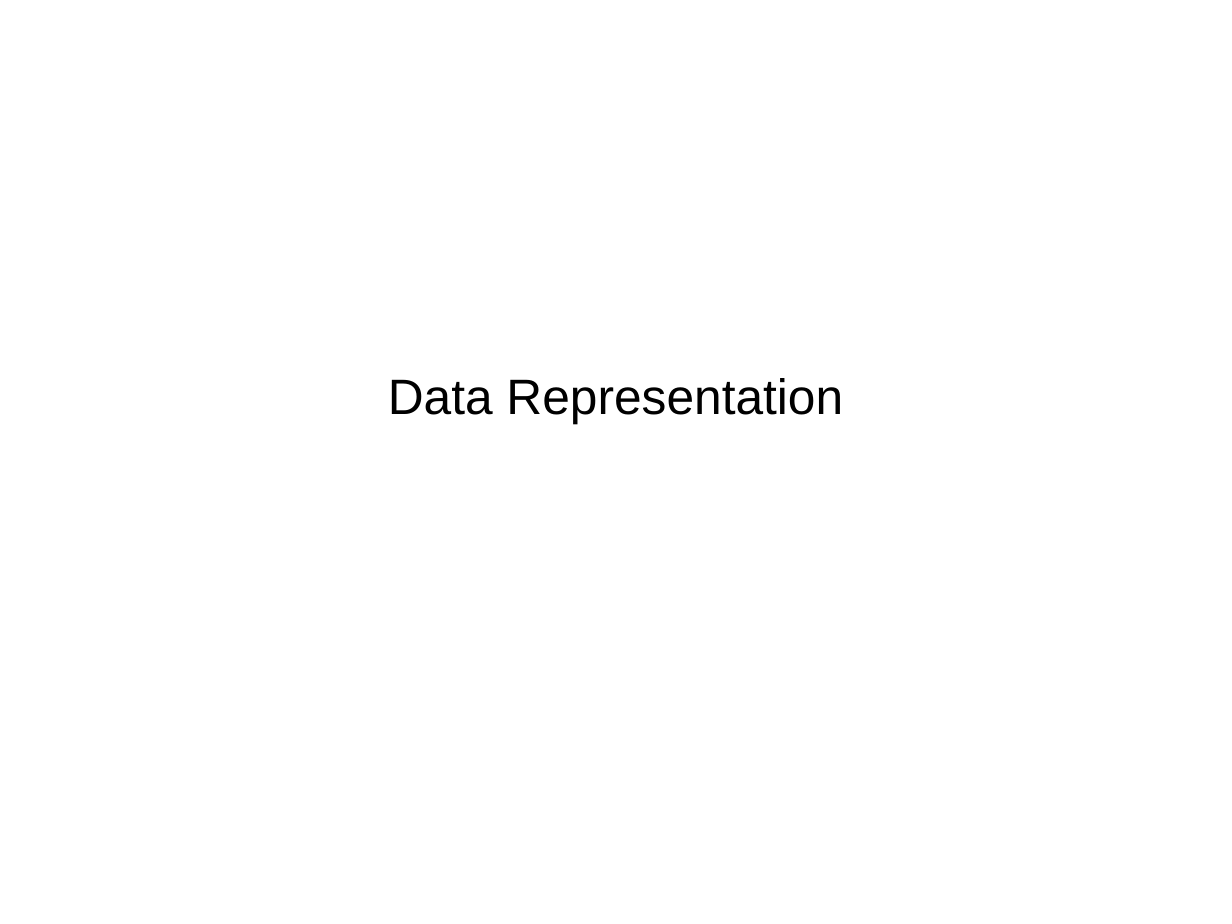
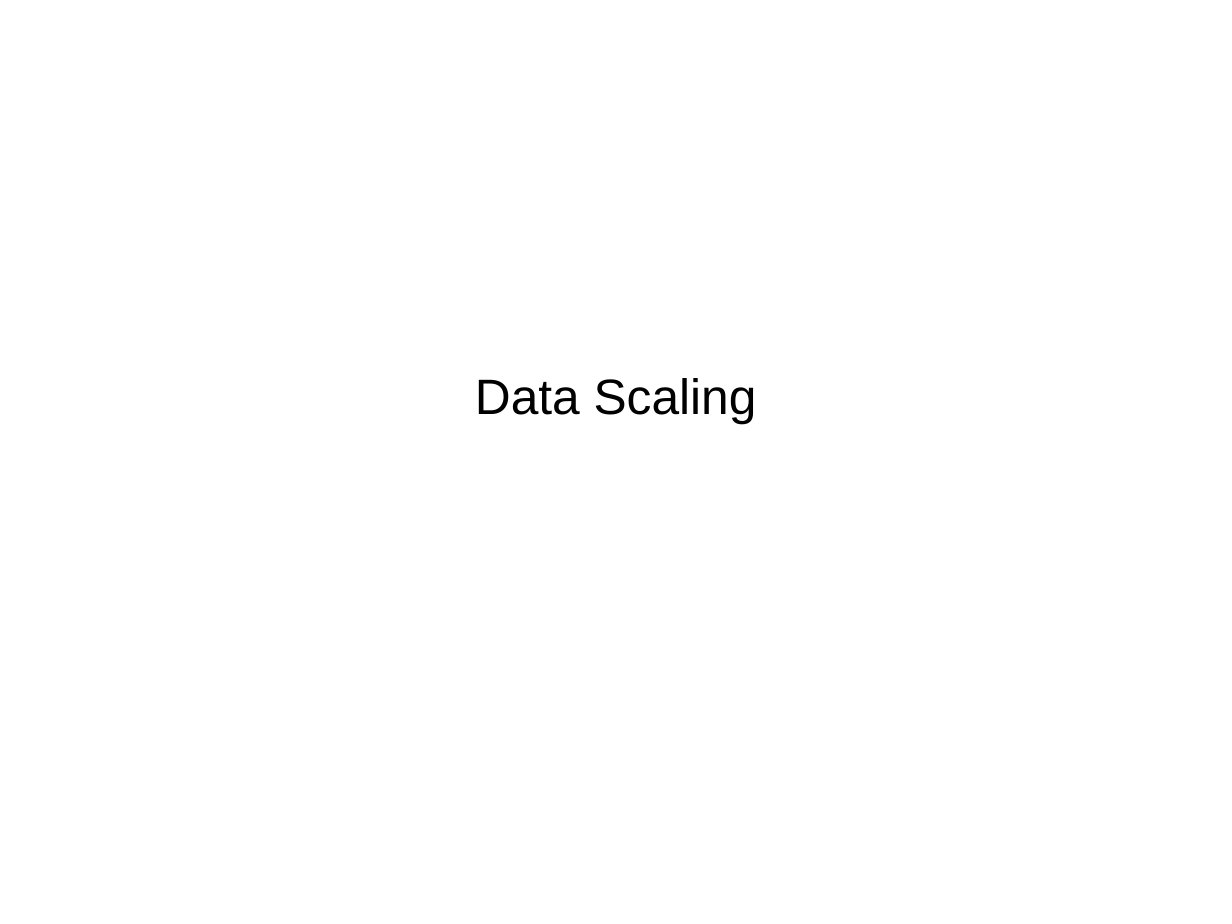
Before and after one commit to amueller/talks_odt, a slide deck: slide 20 of introduction_to_ml_with_python_bnl_2016.odp. Drawn at 1232x924 pixels with LibreOffice and Linux fonts; fonts in the diff are those of the drawing. Boxes give left, top, right and bottom in pixels: in the first picture for what was removed or moved away, otherwise in the second. Text is boxed around its words. In the diff, an @@ line names an element or a change of style, - is before the commit and + after.

```diff
--- a/introduction_to_ml_with_python_bnl_2016.odp
+++ b/introduction_to_ml_with_python_bnl_2016.odp
@@ subtitle at [475,378,757,423]: text changed @@
-Data Representation
+Data Scaling
```
Also in this commit, not shown: 3 other slides changed, 17 slides added, 17 slides removed.
